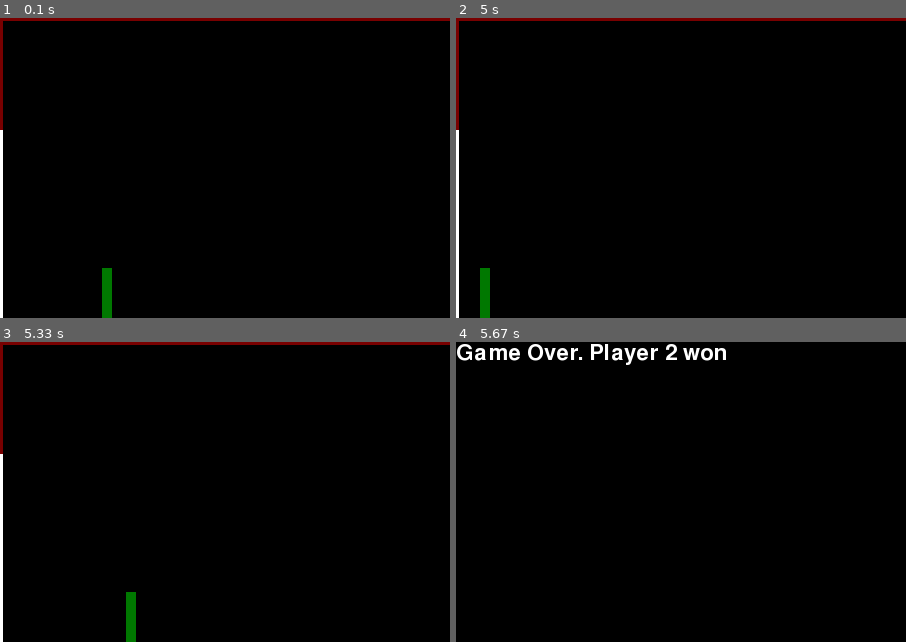
Above: before the commit, frames 1-4 (two rows, left to right).
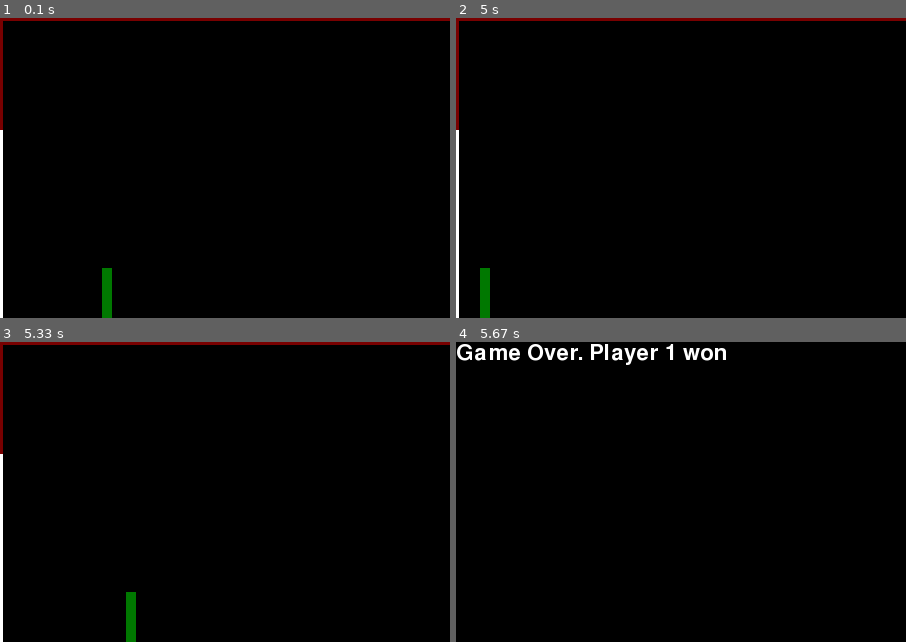
Above: after the commit, the same moments.

Repository: code4tomorrow/python
Game: pygame game, started from games/chapter5/solutions/hockey.py
The game is run twice, just before and just after one commit, with the same random seed, the same clock (stepped at 60 frames per second) and the same inputs.
Inputs:
- Up to frame 1 (0.1 s): no input
- Up to frame 2 (5 s): hold Right 0.33-0.8 s; hold Up 0.83-1.13 s; hold W 0.83-1.13 s; hold Right 1.17-1.63 s; hold D 1.17-1.63 s; hold Left 1.67-2.2 s; hold A 1.67-2.2 s; hold Down 2.23-2.53 s; hold S 2.23-2.53 s; hold Left 2.57-2.97 s; hold A 2.57-2.97 s; hold Up 3-3.37 s; hold W 3-3.37 s; hold Right 3.4-4.03 s; hold D 3.4-4.03 s; hold Down 4.07-4.43 s; hold S 4.07-4.43 s; hold Left 4.47-4.93 s; hold A 4.47-4.93 s; hold Right from 4.97 s (still down); hold D from 4.97 s (still down)
- Up to frame 3 (5.33 s): keep holding Right; keep holding D
- Up to frame 4 (5.67 s): release Right at 5.43 s; release D at 5.43 s; hold Up from 5.47 s (still down); hold W from 5.47 s (still down)
The pictures show only the part of the screen within x 0-50%, y 0-50%; the shares and areas given below are measured in that part.

Frames 1-3 are identical in both runs. In frame 4, less than 0.1% of the frame differs, in the area x 46-50%, y 0-6%.

Commit message:
Various small fixes
Fix import error from star import, correct the "player _ won" message to actually display the correct player instead of the incorrect player as it was doing before, remove unnecessary def __init__ in the Goal class.

Diff:
--- a/games/chapter5/solutions/hockey.py
+++ b/games/chapter5/solutions/hockey.py
@@ -13,18 +13,34 @@
 
 
 import pygame
-from pygame.locals import *
+from pygame.locals import (
+    K_w,
+    K_s,
+    K_a,
+    K_d,
+    K_UP,
+    K_DOWN,
+    K_LEFT,
+    K_RIGHT,
+    KEYDOWN,
+    KEYUP,
+    QUIT,
+    RESIZABLE,
+)
+from pygame.rect import Rect
+
 import math
 import time
 import random
 
+# define the necessary color constants using rgb values
 BLACK = (0, 0, 0)
 GREEN = (0, 120, 0)
 RED = (120, 0, 0)
 WHITE = (255, 255, 255)
 
+# define player controls
 PLAYER1CONTROLS = {"up": K_w, "down": K_s, "left": K_a, "right": K_d}
-
 PLAYER2CONTROLS = {
     "up": K_UP,
     "down": K_DOWN,
@@ -32,13 +48,17 @@
     "right": K_RIGHT,
 }
 
+# initial screensize
 SCREENSIZE = [900, 600]
 
+# how big the ball's radius will be
 BALL_RADIUS = 3
 
 
 class Game_obj:
     def __init__(self):
+        # we don't want to pass actual values to the Rect class since
+        # we want this class to be abstract
         self.rect = Rect
         self.prev_rect = Rect
         self.speed = {"x": 0, "y": 0}
@@ -59,7 +79,7 @@
 
 
 class Player(Game_obj):
-    PLAYERSPEED = [3, 3]
+    PLAYERSPEED = (3, 3)
     PADDLESIZE = (10, 50)  # x width, y width
 
     def __init__(self, control_keys: dict) -> None:
@@ -131,7 +151,7 @@
 
 
 class Ball(Game_obj):
-    BALLSPEED = [6, 6]
+    BALLSPEED = (6, 6)
 
     def __init__(self, radius: int) -> None:
         super().__init__()
@@ -241,10 +261,8 @@
                 the objects to the right place
         """
         PROPORTION = 0.25  # used when "escaping" a collision
-        MINIMUM_ANGLE = (
-            15  # this is in degrees; it's just a fine-tuning aspect that
-        )
-        # makes the game more realistic
+        MINIMUM_ANGLE = 15  # this is in degrees; it's just a fine-tuning aspect
+        # that makes the game more realistic
 
         resulting_x_dir = None
         resulting_y_dir = None
@@ -363,13 +381,6 @@
 
 
 class Goal(BoundingLine):
-    def __init__(
-        self, start_coord: tuple, end_coord: tuple, name, default_size
-    ):
-        super().__init__(
-            start_coord, end_coord, name, default_size=default_size
-        )
-
     def draw(self, screen: pygame.Surface):
         super().draw(
             screen, WHITE
@@ -537,10 +548,10 @@
 
         if self.ball.collide_line(self.goal_1):
             self.won = True
-            self.winning_player = 1
+            self.winning_player = 2  # player 2 (right player) scored
         elif self.ball.collide_line(self.goal_2):
             self.won = True
-            self.winning_player = 2
+            self.winning_player = 1  # player 1 (left player) scored
 
     def display_winning_text(self) -> None:
         self.screen.fill(BLACK)
